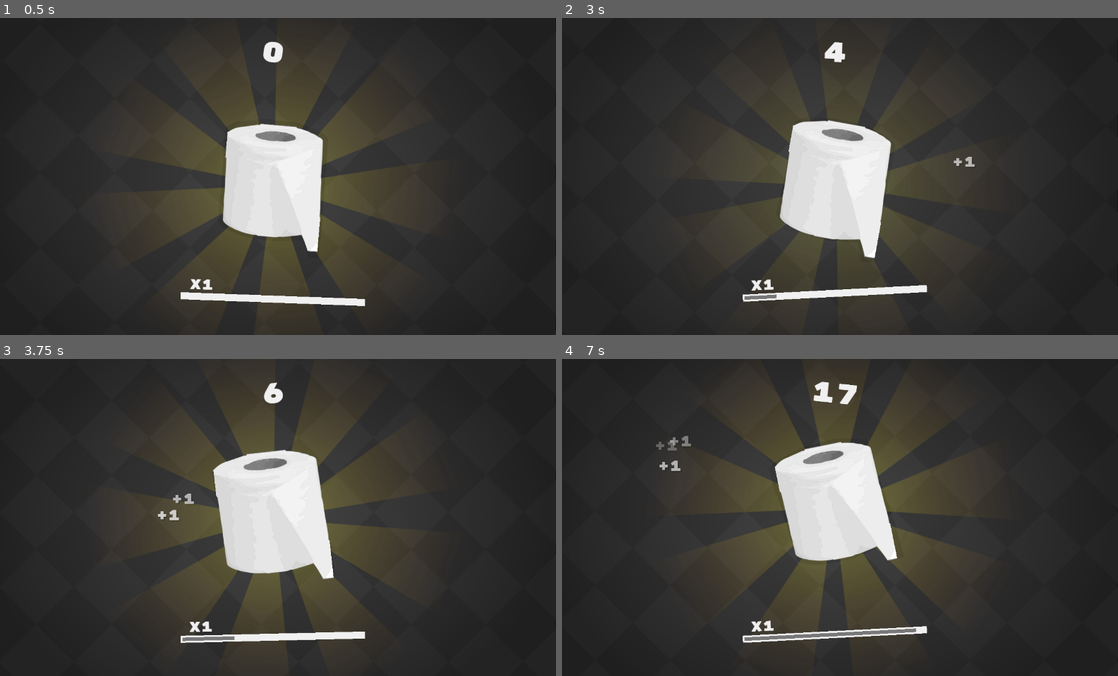
Above: before the commit, frames 1-4 (two rows, left to right).
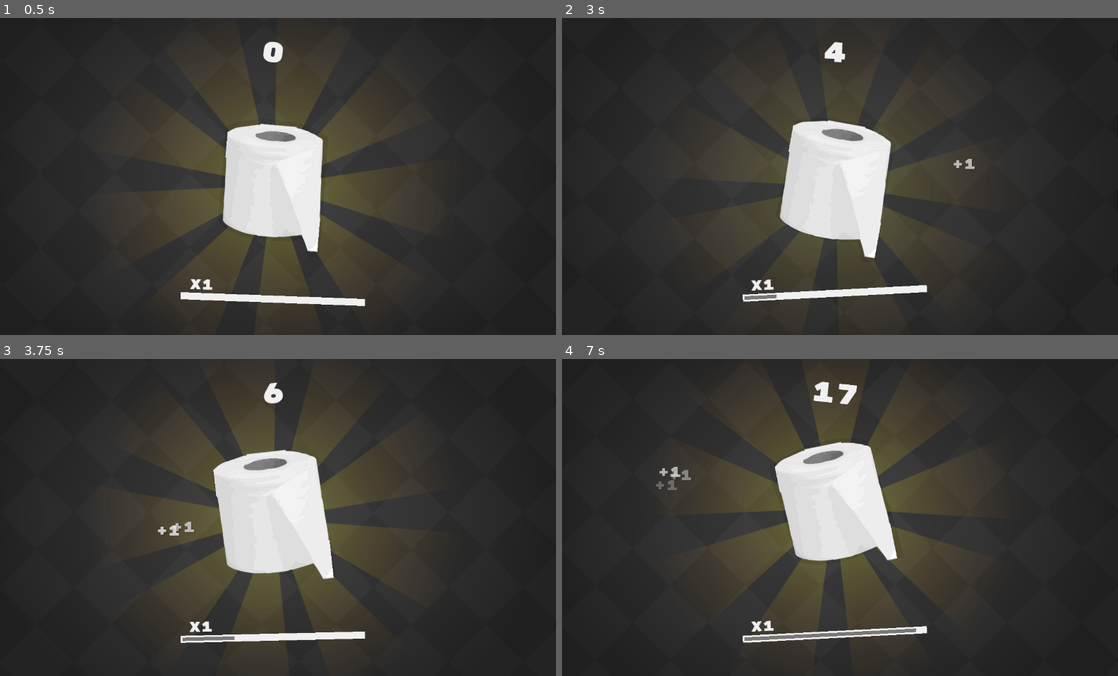
Above: after the commit, the same moments.

Repository: magwoo/PaperClicker
Game: Godot game, scene res://gameplay/game.tscn
Same seed, same stepped clock (60 frames per second), same inputs: the game is played once before the commit and once after it. The engine's default icon, where the game draws it, is replaced by a stand-in: a white triangle on a blue panel in a dark square.
Inputs (mouse positions are in pixels of both pictures, inside the frame that each line leads up to):
- Up to frame 1 (0.5 s): no input
- Up to frame 2 (3 s): click (834, 176) at 0.5 s; click (834, 176) at 1.25 s; click (834, 176) at 2 s; move the mouse to (962, 160) at 2.77 s; hold Space from 2.78 s (still down)
- Up to frame 3 (3.75 s): move the mouse to (161, 533) at 3.52 s; release Space at 3.53 s; tap Space at 3.6 s
- Up to frame 4 (7 s): tap Space at 3.77, 4.07, 5.1, 5.27, 5.57, 6.6, 6.77 s; move the mouse to (890, 447) at 4.27 s; hold Space 4.28-5.03 s; move the mouse to (806, 580) at 5.02 s; move the mouse to (1006, 565) at 5.77 s; hold Space 5.78-6.53 s; move the mouse to (667, 469) at 6.52 s

Frame 1 is identical in both runs. In frame 2, less than 0.1% of the frame differs, in the area x 70-75%, y 43-48%; in frame 3, 0.2%; in frame 4, 0.3%, in the area x 16-24%, y 24-42%.

Commit message:
added many content at shop

Diff:
--- a/gameplay/game.gd
+++ b/gameplay/game.gd
@@ -2,8 +2,11 @@
 extends HBoxContainer
 
 
+export var press_number_packed: PackedScene
+
 var time: float = 0.0
 var multiplier: float = 1.0
+var second_timer: Timer = Timer.new()
 
 onready var scores_label: Label = $Gameplay/Scores
 onready var gameplay_container: Control = $Gameplay
@@ -16,6 +19,9 @@
 	viewport.connect('size_changed', self, 'update_viewport')
 	Data.connect('scores_changed', self, 'update_scores')
 	Data.connect('score_added', self, 'score_added')
+	second_timer.connect('timeout', self, '_second')
+	self.add_child(second_timer)
+	second_timer.start(1.0)
 	update_scores(Data.scores)
 
 
@@ -42,9 +48,9 @@
 	time += delta
 
 
-func score_added(scores: int) -> void:
+func score_added(scores: int, is_click: bool = true) -> void:
 	scores_label.rect_scale += Vector2(0.4, 0.4)
-	multiplier += 0.075
+	if is_click: multiplier += 0.075
 	time += rand_range(0.25, 0.5)
 
 
@@ -54,3 +60,13 @@
 
 func update_viewport() -> void:
 	gameplay_container.rect_min_size.y = viewport.size.y
+
+
+func _second() -> void:
+	if Data.paper_per_second == 0: return
+	Data.add_score(Data.paper_per_second, false)
+	score_added(0, false)
+	var node: PressNumber = press_number_packed.instance()
+	node.rect_position = Vector2(viewport.size.x / 2.0 + 96.0, 64.0)
+	node.text = '+%s' % Global.cut_number(Data.paper_per_second)
+	Events.emit_signal('spawn_temp_node', node)
--- a/gameplay/game.tscn
+++ b/gameplay/game.tscn
@@ -6,6 +6,7 @@
 [ext_resource path="res://resources/fonts/rubik.ttf" type="DynamicFontData" id=4]
 [ext_resource path="res://menu/multiplier_bar/multiplier_bar.tscn" type="PackedScene" id=5]
 [ext_resource path="res://gameplay/scripts/temp_node.gd" type="Script" id=6]
+[ext_resource path="res://gameplay/press_number/press_number.tscn" type="PackedScene" id=7]
 
 [sub_resource type="DynamicFont" id=1]
 size = 64
@@ -16,6 +17,7 @@
 anchor_right = 1.0
 anchor_bottom = 1.0
 script = ExtResource( 1 )
+press_number_packed = ExtResource( 7 )
 
 [node name="Gameplay" type="Control" parent="."]
 margin_right = 1020.0
--- a/gameplay/press_number/press_number.gd
+++ b/gameplay/press_number/press_number.gd
@@ -10,7 +10,7 @@
 
 
 func _ready() -> void:
-	velocity = Vector2(rand_range(-4.0, 4.0), rand_range(-3.0, -10.0))
+	velocity = Vector2(rand_range(-4.0, 4.0), rand_range(-3.0, -5.0))
 	shadow.text = self.text
 
 
--- a/global/data.gd
+++ b/global/data.gd
@@ -4,37 +4,48 @@
 signal scores_changed(scores)
 signal score_added(scores)
 
+const ITEMS_COUNT: int = 12
+const AUTOSAVE_TIME: float = 90.0
+
 var scores: int = 0 setget set_scores
-var click_level: int = 1
 var paper_per_second: int = 0
 var paper_per_click: int = 1
-var last_item: int = 0
+var autosave_timer: Timer = Timer.new()
+var items: Array = [1]
 
 
 func _ready() -> void:
 	SDK.player.connect('player_ready', self, 'load_data')
+	for i in ITEMS_COUNT - 1: items.append(0)
+	autosave_timer.connect('timeout', self, 'sync_data')
+	self.add_child(autosave_timer)
+	autosave_timer.one_shot = true
+	autosave_timer.start(AUTOSAVE_TIME)
 
 
 func load_data() -> void:
 	scores = SDK.player.get_data('scores', scores)
-	click_level = SDK.player.get_data('click_level', click_level)
 	paper_per_second = SDK.player.get_data('paper_per_second', paper_per_second)
 	paper_per_click = SDK.player.get_data('paper_per_click', paper_per_click)
-	last_item = SDK.player.get_data('last_item', last_item)
+	items = SDK.player.get_data('items', items, true)
+
+
+func wait_sync() -> void:
+	autosave_timer.start(1.0)
 
 
 func sync_data() -> void:
 	SDK.player.set_data('paper_per_second', paper_per_second)
 	SDK.player.set_data('paper_per_click', paper_per_click)
-	SDK.player.set_data('click_level', click_level)
-	SDK.player.set_data('last_item', last_item)
+	SDK.player.set_data('items', items, false, true)
 	SDK.player.set_data('scores', scores)
+	autosave_timer.start(AUTOSAVE_TIME)
 	SDK.player.sync_data()
 
 
-func add_score(value: int = 1) -> void:
+func add_score(value: int = 1, is_click: bool = true) -> void:
 	set_scores(scores + value)
-	emit_signal('score_added', scores)
+	if is_click: emit_signal('score_added', scores)
 
 
 func set_scores(value: int) -> void:
--- a/menu/shop/button/click_item.gd
+++ b/menu/shop/button/click_item.gd
@@ -10,11 +10,14 @@
 
 func press() -> void:
 	if Data.scores >= self.item_cost:
-		Data.paper_per_click += Data.click_level
-		Data.click_level += 1
+		Data.paper_per_click += Data.items[self.item_id]
+	.press()
 	update_text()
-	.press()
 
 
 func update_text() -> void:
-	points.text = '+{0}'.format([Data.click_level])
+	points.text = '+{0}'.format([Data.items[self.item_id]])
+
+
+func get_cost() -> int:
+	return 1
--- a/menu/shop/button/shop_button.gd
+++ b/menu/shop/button/shop_button.gd
@@ -8,8 +8,10 @@
 export var item_name: String = 'example name'
 export var item_icon: StreamTexture = preload('res://icon.png')
 export var item_description: String = 'example description'
+export var paper_per_second: int = 0
 export var item_id: int = 0
 export var item_cost: int = 5
+export var press_number_packed: PackedScene
 
 onready var info_panel: Panel = $InfoPanel
 onready var focus_player: AudioStreamPlayer = $FocusPlayer
@@ -19,6 +21,7 @@
 onready var info_cost: Label = $InfoPanel/Cost
 
 onready var texture: TextureRect = $Icon
+onready var viewport: Viewport = self.get_viewport()
 onready var tween: Tween = $Tween
 
 
@@ -30,10 +33,9 @@
 	self.rect_pivot_offset = self.rect_size / 2.0
 	info_name.text = self.tr(item_name)
 	info_description.text = self.tr(item_description)
-	info_cost.text = '{0}: {1}'.format(
-		[self.tr('#COST'), Global.cut_number(item_cost)]
-	); texture.texture = item_icon
+	texture.texture = item_icon
 	texture.rect_pivot_offset = texture.rect_size / 2.0
+	update_cost()
 	unfocus()
 
 
@@ -65,11 +67,18 @@
 
 
 func press() -> void:
-	if Data.scores < item_cost:
+	if Data.scores < get_cost():
 		tween.interpolate_method(self, '_sin_rotation', 0.0, PI * 2.0, 0.2)
 	else:
-		Data.add_score(-item_cost)
-		Data.paper_per_second += 1
+		Data.add_score(-get_cost(), false)
+		Data.paper_per_second += paper_per_second
+		var node: PressNumber = press_number_packed.instance()
+		node.rect_position = Vector2(viewport.size.x / 2.0 + 96.0, 64.0)
+		node.text = '-%s' % Global.cut_number(get_cost())
+		Events.emit_signal('spawn_temp_node', node)
+		Data.items[item_id] += 1
+		Data.wait_sync()
+		update_cost()
 	tween.interpolate_property(
 		texture, 'rect_scale', texture.rect_scale, Global.f2v(0.8),
 		0.1, Tween.TRANS_BACK, Tween.EASE_OUT
@@ -83,5 +92,18 @@
 	); tween.start()
 
 
+func update_cost() -> void:
+	info_cost.text = '{0}: {1}'.format(
+		[self.tr('#COST'), Global.cut_number(get_cost())]
+	);
+
+
+func get_cost() -> int:
+	var cost: float = item_id + 1.0
+	cost = pow(cost, 1.0 + 0.1 * Data.items[item_id]) * 10.0
+	cost = pow(cost, 1.0 + 0.3 * item_id)
+	return int(cost)
+
+
 func _sin_rotation(t: float) -> void:
-	texture.rect_rotation = sin(t) * 15.0
+	texture.rect_rotation = sin(t) * 8.0
--- a/menu/shop/button/shop_button.tscn
+++ b/menu/shop/button/shop_button.tscn
@@ -1,9 +1,10 @@
-[gd_scene load_steps=8 format=2]
+[gd_scene load_steps=9 format=2]
 
 [ext_resource path="res://icon.png" type="Texture" id=1]
 [ext_resource path="res://menu/shop/button/shop_button.gd" type="Script" id=2]
 [ext_resource path="res://menu/shop/button/select.wav" type="AudioStream" id=3]
 [ext_resource path="res://resources/fonts/rubik.ttf" type="DynamicFontData" id=4]
+[ext_resource path="res://gameplay/press_number/press_number.tscn" type="PackedScene" id=5]
 
 [sub_resource type="StyleBoxFlat" id=1]
 bg_color = Color( 0, 0, 0, 0.2 )
@@ -30,14 +31,16 @@
 focus_mode = 0
 enabled_focus_mode = 0
 script = ExtResource( 2 )
+press_number_packed = ExtResource( 5 )
 
 [node name="InfoPanel" type="Panel" parent="."]
 anchor_top = 0.5
 anchor_bottom = 0.5
-margin_left = -448.0
+margin_left = -640.0
 margin_top = -80.0
 margin_right = -18.0
 margin_bottom = 80.0
+mouse_filter = 2
 custom_styles/panel = SubResource( 1 )
 
 [node name="Name" type="Label" parent="InfoPanel"]
@@ -55,20 +58,32 @@
 margin_left = 14.0
 margin_top = 64.0
 margin_right = -14.0
-margin_bottom = -16.0
+margin_bottom = -48.0
 custom_fonts/font = SubResource( 3 )
 text = "Description"
 
 [node name="Cost" type="Label" parent="InfoPanel"]
 anchor_right = 1.0
 anchor_bottom = 1.0
-margin_left = 14.0
+margin_left = 320.0
 margin_top = 112.0
 margin_right = -14.0
 margin_bottom = -16.0
 custom_fonts/font = SubResource( 3 )
 text = "Cost"
 align = 2
+valign = 2
+
+[node name="TPPS" type="Label" parent="InfoPanel"]
+anchor_top = 1.0
+anchor_bottom = 1.0
+margin_left = 16.0
+margin_top = -48.0
+margin_right = 320.0
+margin_bottom = -16.0
+custom_colors/font_color = Color( 0.941176, 0.941176, 0.941176, 1 )
+custom_fonts/font = SubResource( 3 )
+text = "TPPS"
 valign = 2
 
 [node name="Tween" type="Tween" parent="."]
--- a/menu/shop/shop.gd
+++ b/menu/shop/shop.gd
@@ -17,6 +17,7 @@
 func _ready() -> void:
 	self.rect_min_size.x = 0.0
 	self.modulate.a = 0.0
+	assert(button_container.get_child_count() == Data.ITEMS_COUNT, 'Update const!')
 	self.add_child(tween)
 	close()
 
--- a/menu/shop/shop.tscn
+++ b/menu/shop/shop.tscn
@@ -16,7 +16,6 @@
 [ext_resource path="res://menu/shop/icons/bundle.svg" type="Texture" id=14]
 [ext_resource path="res://menu/shop/icons/box.svg" type="Texture" id=15]
 [ext_resource path="res://menu/shop/button/click_item.tscn" type="PackedScene" id=16]
-[ext_resource path="res://icon.png" type="Texture" id=17]
 
 [node name="Shop" type="Control"]
 anchor_left = 1.0
@@ -48,13 +47,14 @@
 custom_constants/separation = 16
 
 [node name="ClickItem" parent="MarginContainer/VBoxContainer" instance=ExtResource( 16 )]
-item_icon = ExtResource( 17 )
+press_number_packed = null
 
 [node name="Paper" parent="MarginContainer/VBoxContainer" instance=ExtResource( 3 )]
 margin_top = 176.0
 margin_bottom = 336.0
 item_name = "#PAPER"
 item_icon = ExtResource( 13 )
+paper_per_second = 1
 item_id = 1
 item_cost = 30
 
@@ -63,6 +63,7 @@
 margin_bottom = 512.0
 item_name = "#BUNDLE"
 item_icon = ExtResource( 14 )
+paper_per_second = 4
 item_id = 2
 item_cost = 120
 
@@ -71,6 +72,7 @@
 margin_bottom = 688.0
 item_name = "#BOX"
 item_icon = ExtResource( 15 )
+paper_per_second = 12
 item_id = 3
 item_cost = 540
 
@@ -79,6 +81,7 @@
 margin_bottom = 864.0
 item_name = "#TRUCK"
 item_icon = ExtResource( 7 )
+paper_per_second = 40
 item_id = 4
 item_cost = 1600
 
@@ -87,6 +90,7 @@
 margin_bottom = 1040.0
 item_name = "#AIRDROP"
 item_icon = ExtResource( 10 )
+paper_per_second = 100
 item_id = 5
 item_cost = 10400
 
@@ -95,6 +99,7 @@
 margin_bottom = 1216.0
 item_name = "#PRINTER"
 item_icon = ExtResource( 6 )
+paper_per_second = 340
 item_id = 6
 item_cost = 50000
 
@@ -103,6 +108,7 @@
 margin_bottom = 1392.0
 item_name = "#BOAT"
 item_icon = ExtResource( 5 )
+paper_per_second = 1200
 item_id = 7
 item_cost = 320000
 
@@ -111,6 +117,7 @@
 margin_bottom = 1568.0
 item_name = "#FACTORY"
 item_icon = ExtResource( 11 )
+paper_per_second = 4500
 item_id = 8
 item_cost = 1200000
 
@@ -119,6 +126,7 @@
 margin_bottom = 1744.0
 item_name = "#TEMPLE"
 item_icon = ExtResource( 8 )
+paper_per_second = 10400
 item_id = 9
 item_cost = 7400000
 
@@ -127,6 +135,7 @@
 margin_bottom = 1920.0
 item_name = "#PORTAL"
 item_icon = ExtResource( 9 )
+paper_per_second = 46000
 item_id = 10
 item_cost = 180000000
 
@@ -135,8 +144,9 @@
 margin_bottom = 2096.0
 item_name = "#CULT"
 item_icon = ExtResource( 12 )
+paper_per_second = 260000
 item_id = 11
-item_cost = 1000000000
+item_cost = 1200000000
 
 [node name="OpenPlayer" type="AudioStreamPlayer" parent="."]
 stream = ExtResource( 2 )
Not shown: 1 places in gameplay/game.tscn that only renumber resources
Not shown: 1 places in menu/shop/shop.tscn that only renumber resources
